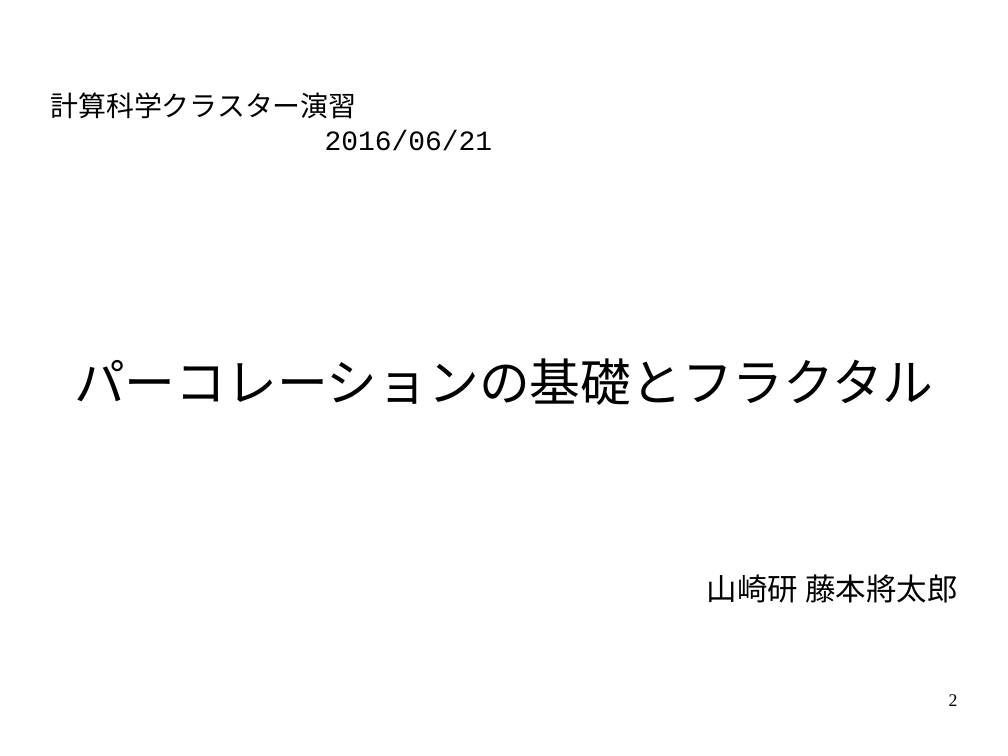
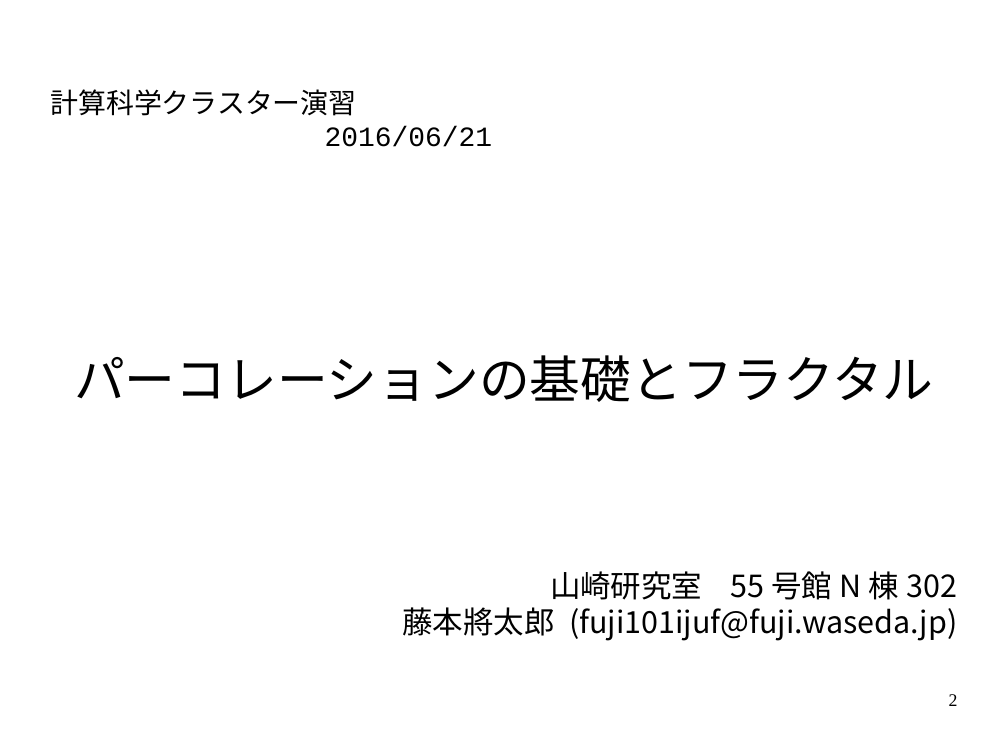
Before and after one commit to ssh0/SCS_yamlab2016, a slide deck: slide 2 of doc/slide.odp. Drawn at 1008x756 pixels with LibreOffice and Linux fonts; fonts in the diff are those of the drawing. Boxes give left, top, right and bottom in pixels: in the first picture for what was removed or moved away, otherwise in the second. Text is boxed around its words. In the diff, an @@ line names an element or a change of style, - is before the commit and + after.

```diff
--- a/doc/slide.odp
+++ b/doc/slide.odp
@@ subtitle at box(402, 571, 958, 641): text changed @@
-山崎研 藤本將太郎
+山崎研究室 55号館N棟302
+藤本將太郎 (fuji101ijuf@fuji.waseda.jp)
```
Also in this commit, not shown: 1 other file.
